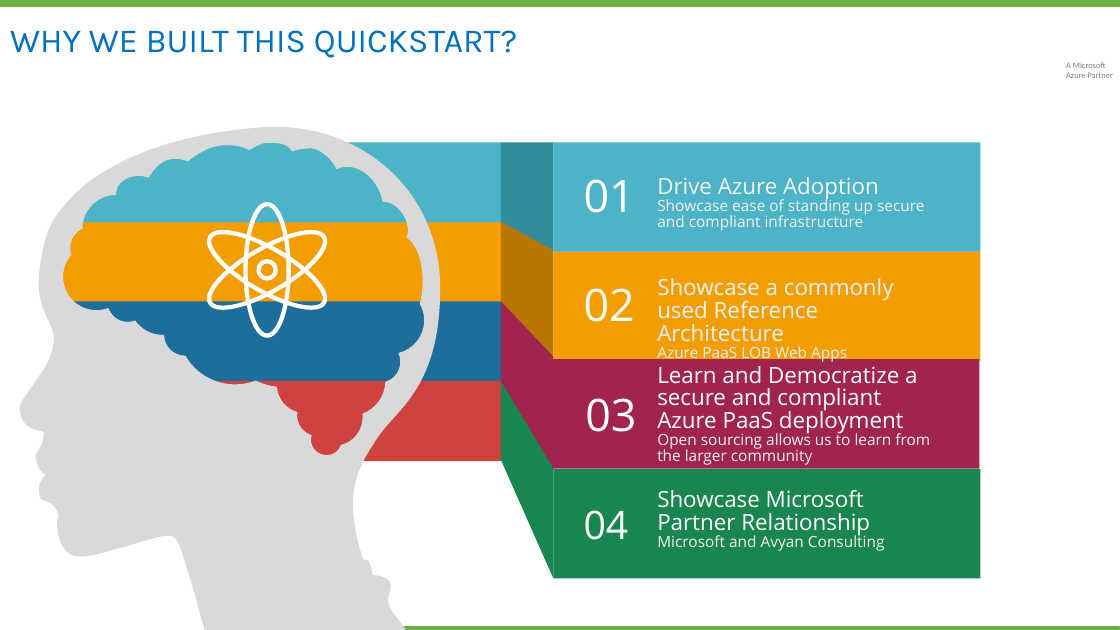
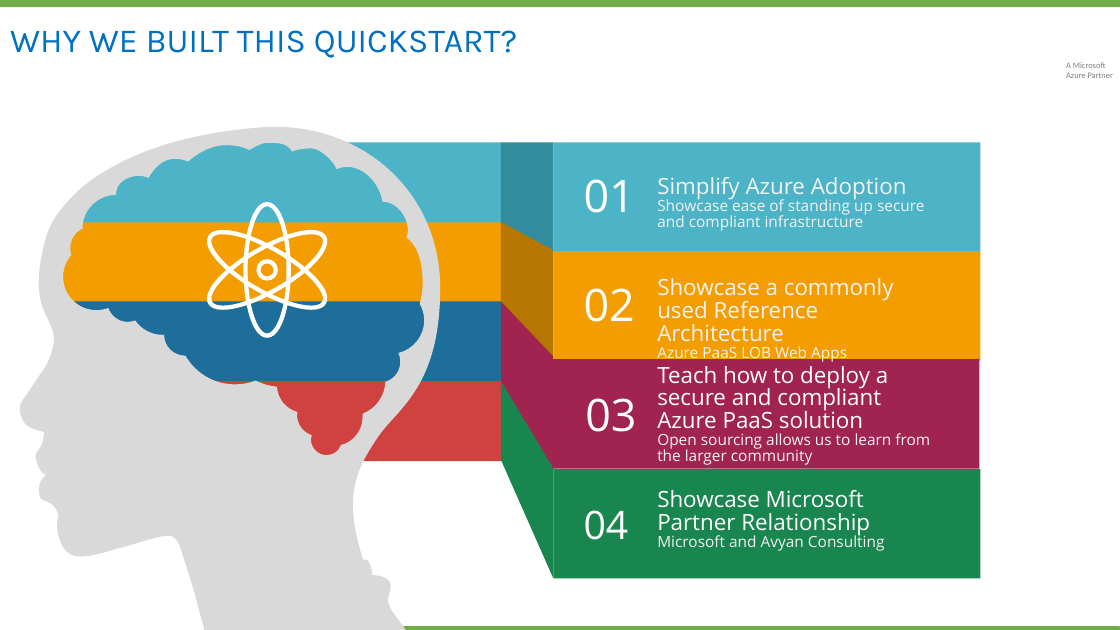
Before and after one commit to Cloudneeti/pci-paas-webapp-ase-sqldb-appgateway-keyvault-oms, a slide deck: slide 3 of documents/Azure_PCI_PaaS_Management_Reference_Architecture.pptx. Drawn at 1120x630 pixels with LibreOffice and Linux fonts; fonts in the diff are those of the drawing; background and template pictures are left out. Boxes give left, top, right and bottom in pixels: in the first picture for what was removed or moved away, otherwise in the second. Text is boxed around its words. In the diff, an @@ line names an element or a change of style, - is before the commit and + after.

```diff
--- a/documents/Azure_PCI_PaaS_Management_Reference_Architecture.pptx
+++ b/documents/Azure_PCI_PaaS_Management_Reference_Architecture.pptx
@@ text at [657, 177, 907, 199]: text changed @@
-Drive Azure Adoption
+Simplify Azure Adoption
@@ text at [657, 366, 888, 434]: text changed @@
-Learn and Democratize a secure and compliant Azure PaaS deployment
+Teach how to deploy a secure and compliant Azure PaaS solution
```
Also in this commit, not shown: 2 other files.
